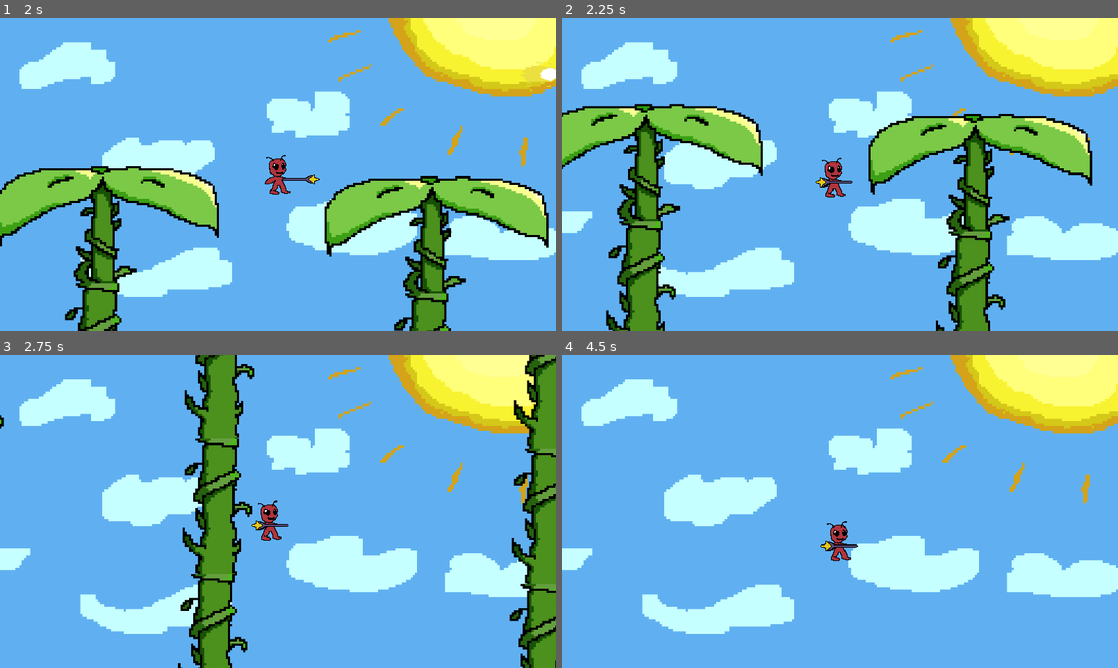
Above: before the commit, frames 1-4 (two rows, left to right).
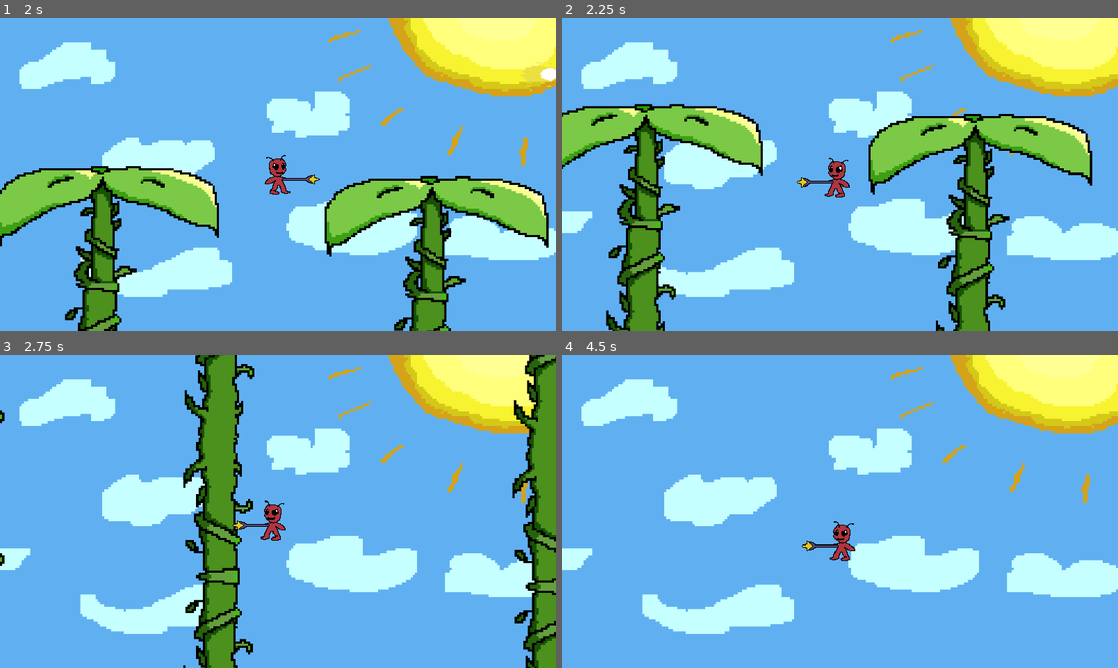
Above: after the commit, the same moments.

Repository: pikman34/Shooter
Game: Godot game, scene res://Scenes/MainGame.tscn
The game is run twice, just before and just after one commit, with the same random seed, the same clock (stepped at 60 frames per second) and the same inputs. The project has no main scene, so this scene is started directly.
Inputs:
- Up to frame 1 (2 s): hold Shift (Run) 0.53-1.28 s; hold D (Right) from 0.53 s (still down); tap Space (Jump) at 0.77, 1.52 s; tap J (Shoot) at 1.35 s
- Up to frame 2 (2.25 s): release D (Right) at 2.03 s; hold A (Left) from 2.03 s (still down); hold Shift (Run) from 2.03 s (still down)
- Up to frame 3 (2.75 s): keep holding A (Left); keep holding Shift (Run)
- Up to frame 4 (4.5 s): release A (Left) at 2.78 s; release Shift (Run) at 2.78 s; hold D (Right) 2.78-4.28 s; tap J (Shoot) at 2.85, 4.35 s; tap Space (Jump) at 3.02, 3.77 s; hold Shift (Run) 3.53-4.28 s; hold A (Left) from 4.28 s (still down)

Frame 1 is identical in both runs. In frame 2, 0.4% of the frame differs, in the area x 42-53%, y 44-58%; in frame 3, 6.2%, in the area x 0-100%, y 17-100%; in frame 4, 0.4%.

Commit message:
allows sprites to flip, began work on collectible

Diff:
--- /dev/null
+++ b/regrowth/Scenes/collectible.tscn
@@ -0,0 +1,3 @@
+[gd_scene format=3 uid="uid://d0svkk16pwex1"]
+
+[node name="Collectible" type="Area2D"]
--- a/regrowth/Scenes/platform.tscn
+++ b/regrowth/Scenes/platform.tscn
@@ -22,12 +22,14 @@
 
 [node name="Sprite2D2" type="Sprite2D" parent="Sprite2D"]
 texture_filter = 1
-position = Vector2(-2, 125.333)
+position = Vector2(-1.66667, 125)
+rotation = 3.14159
+scale = Vector2(-1, 1)
 texture = ExtResource("2_mrs20")
 
 [node name="Sprite2D3" type="Sprite2D" parent="Sprite2D"]
 texture_filter = 1
-position = Vector2(-4, 187.667)
+position = Vector2(-1.66667, 188.667)
 texture = ExtResource("2_mrs20")
 
 [node name="CollisionShape2D" type="CollisionShape2D" parent="."]
--- a/regrowth/Scripts/player.gd
+++ b/regrowth/Scripts/player.gd
@@ -55,7 +55,10 @@
 		$Sprite/PlayerAnimation.play("lookdown")
 	else:
 		$Sprite/PlayerAnimation.play("RESET")
-
+	if shootdir.x < 0:
+		$Sprite.flip_h = true
+	if shootdir.x > 0:
+		$Sprite.flip_h = false
 
 
 
--- a/regrowth/wand.gd
+++ b/regrowth/wand.gd
@@ -31,9 +31,11 @@
 	if shootdir.x > 0:
 		scale.x = 1
 		rotation_degrees = 0
+		position.x = 12
 	elif shootdir.x < 0:
 		scale.x = -1
 		rotation_degrees = 0
+		position.x = -14
 	elif shootdir.y < 0:
 		scale.x = 1
 		rotation_degrees = -90
